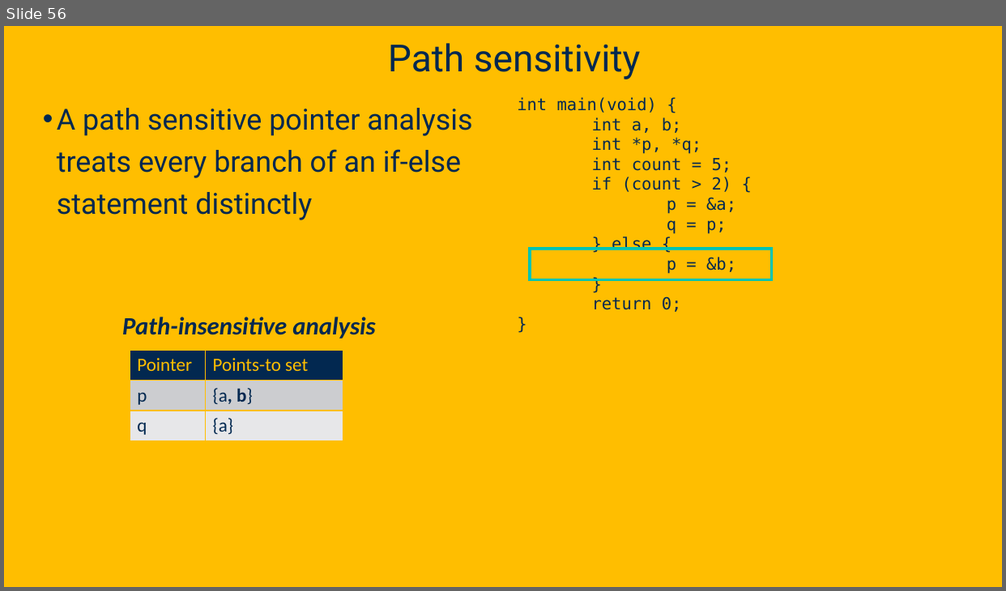
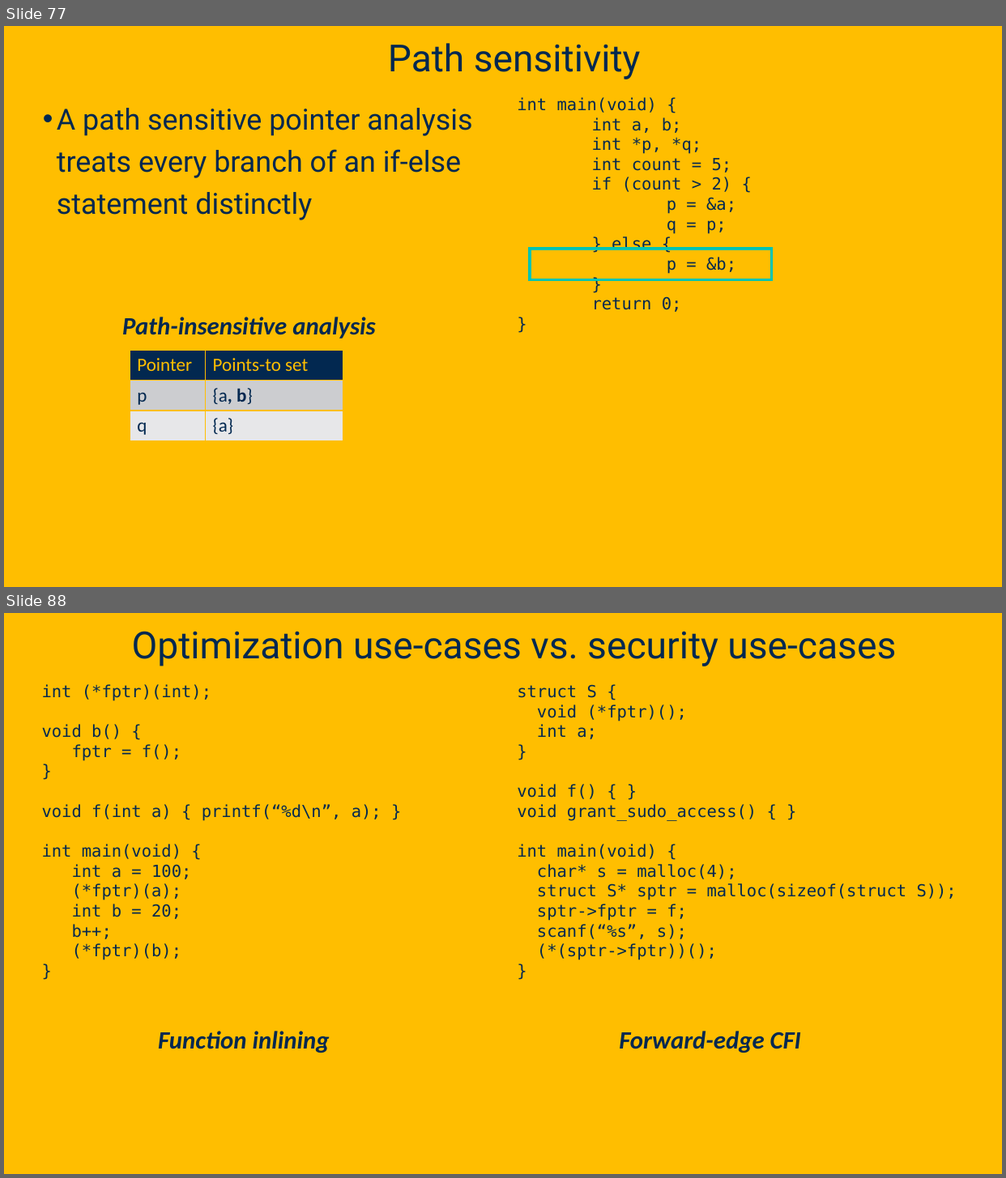
Before and after one commit to davsec-teaching/ECS289C-Spring2025, a slide deck: slides/4_pointer_analysis.pptx. Shown one above the other, each under a label of ours: slide 56 before the commit, slides 77 and 88 after it; the slides between them are not shown. The pictures are 1006x591 and 1006x1178 pixels, drawn with LibreOffice and Linux fonts; fonts in the diff are those of the drawing; background and template pictures are left out. Boxes give left, top, right and bottom in pixels: in the first picture for what was removed or moved away, otherwise in the second. Text is boxed around its words. In the diff, an @@ line names an element or a change of style, - is before the commit and + after.

```diff
--- a/slides/4_pointer_analysis.pptx
+++ b/slides/4_pointer_analysis.pptx
@@ slide 88 added at box(4, 613, 1002, 1174), background picture (left out) @@
@@ title added at box(132, 631, 896, 666), 36 pt, text #022850 @@
+Optimization use-cases vs. security use-cases
@@ text added at box(42, 684, 381, 960), 16 pt, text #022850 @@
+int (*fptr)(int);
+void b() {
+fptr = f();
+}
+void f(int a) { printf(“%d\n”, a); }
+int main(void) {
+int a = 100;
+(*fptr)(a);
+int b = 20;
+b++;
+(*fptr)(b);
+}
@@ text added at box(517, 684, 957, 960), 16 pt, text #022850 @@
+struct S {
+void (*fptr)();
+int a;
+}
+void f() { }
+void grant_sudo_access() { }
+int main(void) {
+char* s = malloc(4);
+struct S* sptr = malloc(sizeof(struct S));
+sptr->fptr = f;
+scanf(“%s”, s);
+(*(sptr->fptr))();
+}
@@ text added at box(158, 1031, 330, 1054), 24 pt, text #022850, bold, italic @@
+Function inlining
@@ text added at box(619, 1031, 801, 1054), 24 pt, text #022850, bold, italic @@
+Forward-edge CFI
@@ what was slide 56 is now slide 77 @@
```
Also in this commit, not shown: 7 slides changed, 35 other slides added.
